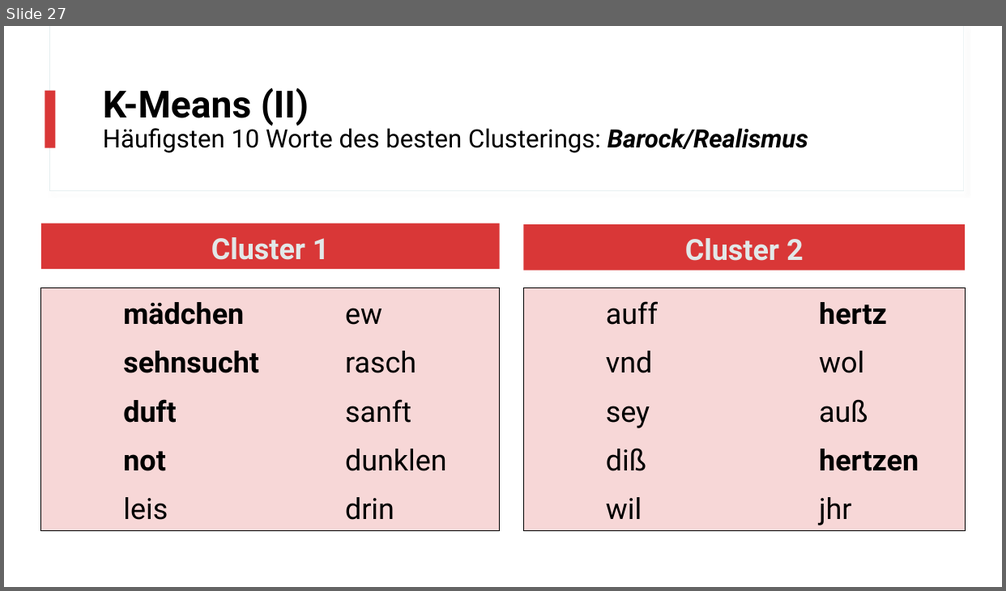
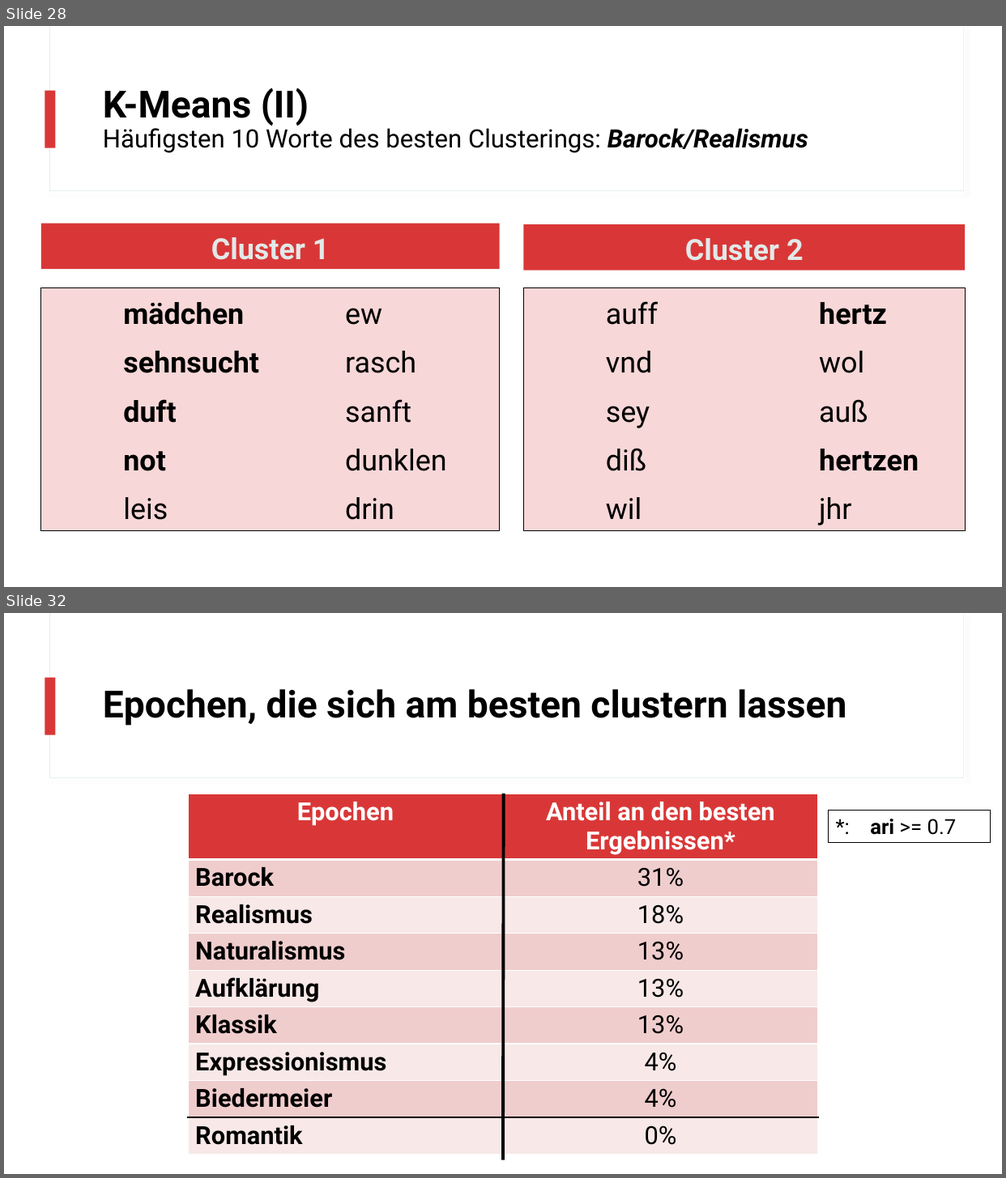
Before and after one commit to realjanpaulus/clusterpoems, a slide deck: presentation/clustering_presentation.pptx. Shown one above the other, each under a label of ours: slide 27 before the commit, slides 28 and 32 after it; the slides between them are not shown. The pictures are 1006x591 and 1006x1178 pixels, drawn with LibreOffice and Linux fonts; fonts in the diff are those of the drawing. Boxes give left, top, right and bottom in pixels: in the first picture for what was removed or moved away, otherwise in the second. Text is boxed around its words. In the diff, an @@ line names an element or a change of style, - is before the commit and + after.

```diff
--- a/presentation/clustering_presentation.pptx
+++ b/presentation/clustering_presentation.pptx
@@ slide 32 added at <box>4,613,1002,1174</box>, background #FFFFFF; not listed: 3 template elements that a slide beside it also shows @@
@@ title added at <box>103,689,846,726</box>, 36 pt, text #000000, bold @@
+Epochen, die sich am besten clustern lassen
@@ table added at <box>188,794,819,1161</box>, 9 rows, 2 columns @@
+Epochen | Anteil an den besten / Ergebnissen*
+Barock | 31%
+Realismus | 18%
+Naturalismus | 13%
+Aufklärung | 13%
+Klassik | 13%
+Expressionismus | 4%
+Biedermeier | 4%
+Romantik | 0%
@@ line added from (503, 794) to (503, 1161), #000000 3 pt @@
@@ rectangle added at <box>829,810,991,843</box>, outline #000000 0.75 pt, 20 pt, text #000000 @@
+*: ari >= 0.7
@@ what was slide 27 is now slide 28 @@
```
Also in this commit, not shown: 1 slide changed, 5 other slides added, 10 other files.
